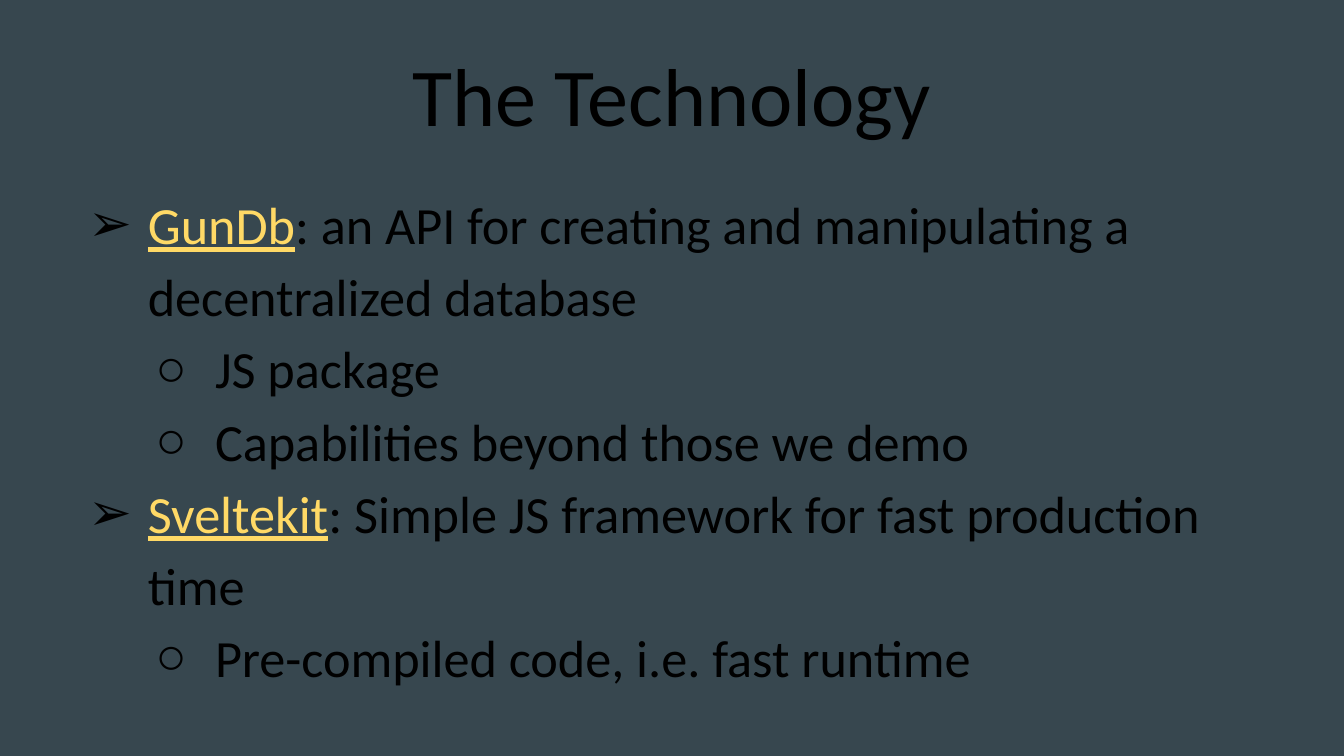
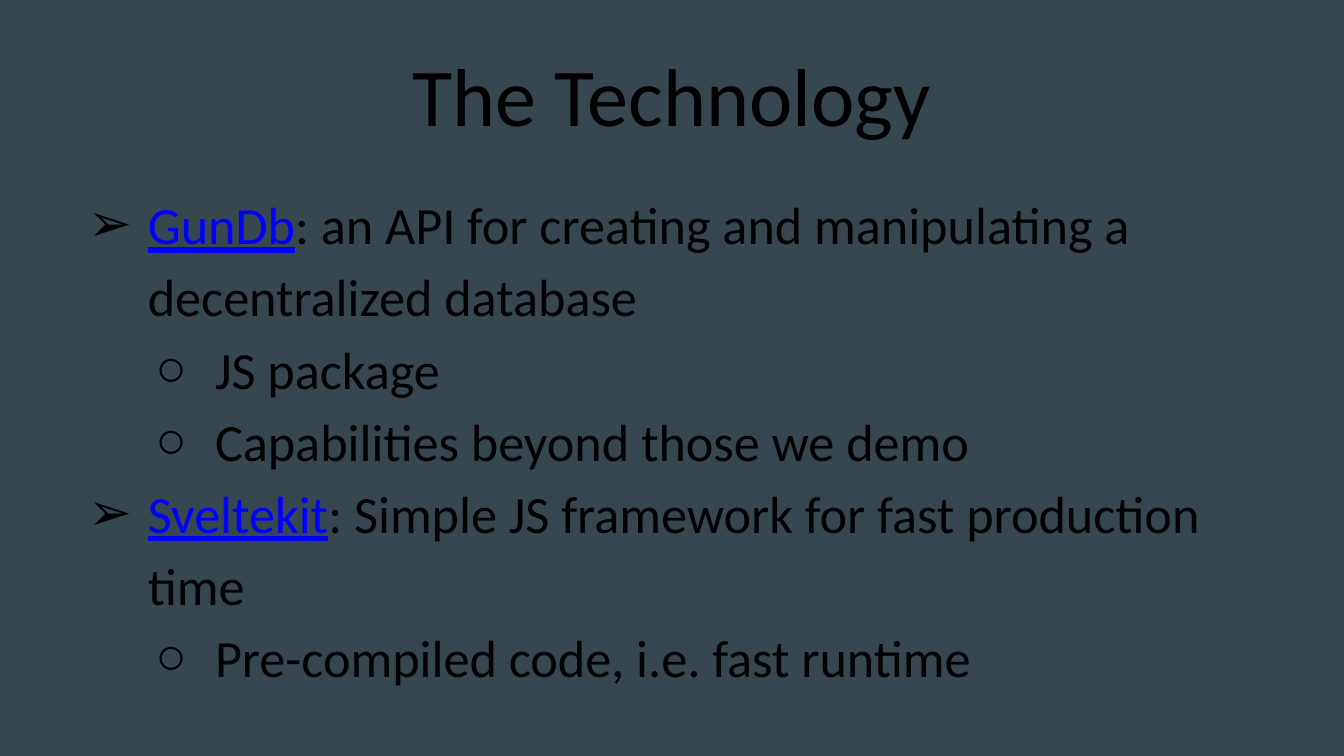
Before and after one commit to camfarms/spider, a slide deck: slide 3 of Computer Security Presentation.pptx. Drawn at 1344x756 pixels with LibreOffice and Linux fonts; fonts in the diff are those of the drawing. Boxes give left, top, right and bottom in pixels: in the first picture for what was removed or moved away, otherwise in the second. Text is boxed around its words. In the diff, an @@ line names an element or a change of style, - is before the commit and + after.

```diff
--- a/Computer Security Presentation.pptx
+++ b/Computer Security Presentation.pptx
@@ text at bbox=[148, 207, 1199, 605]: text colour #FFD966 to #0000FF in "GunDb:", "Sveltekit:" @@
```
Also in this commit, not shown: 7 other slides changed, 3 other files.
